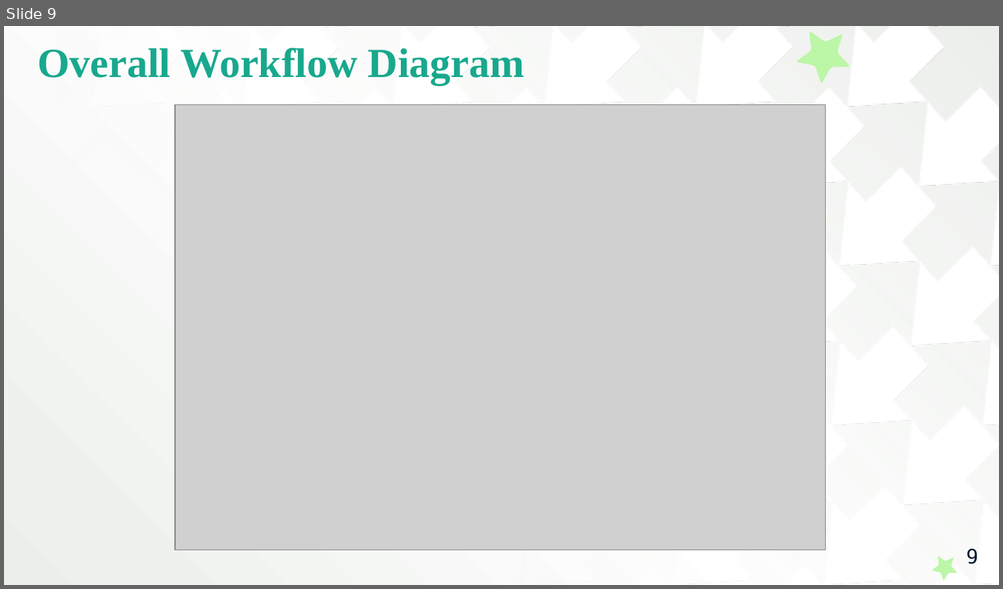
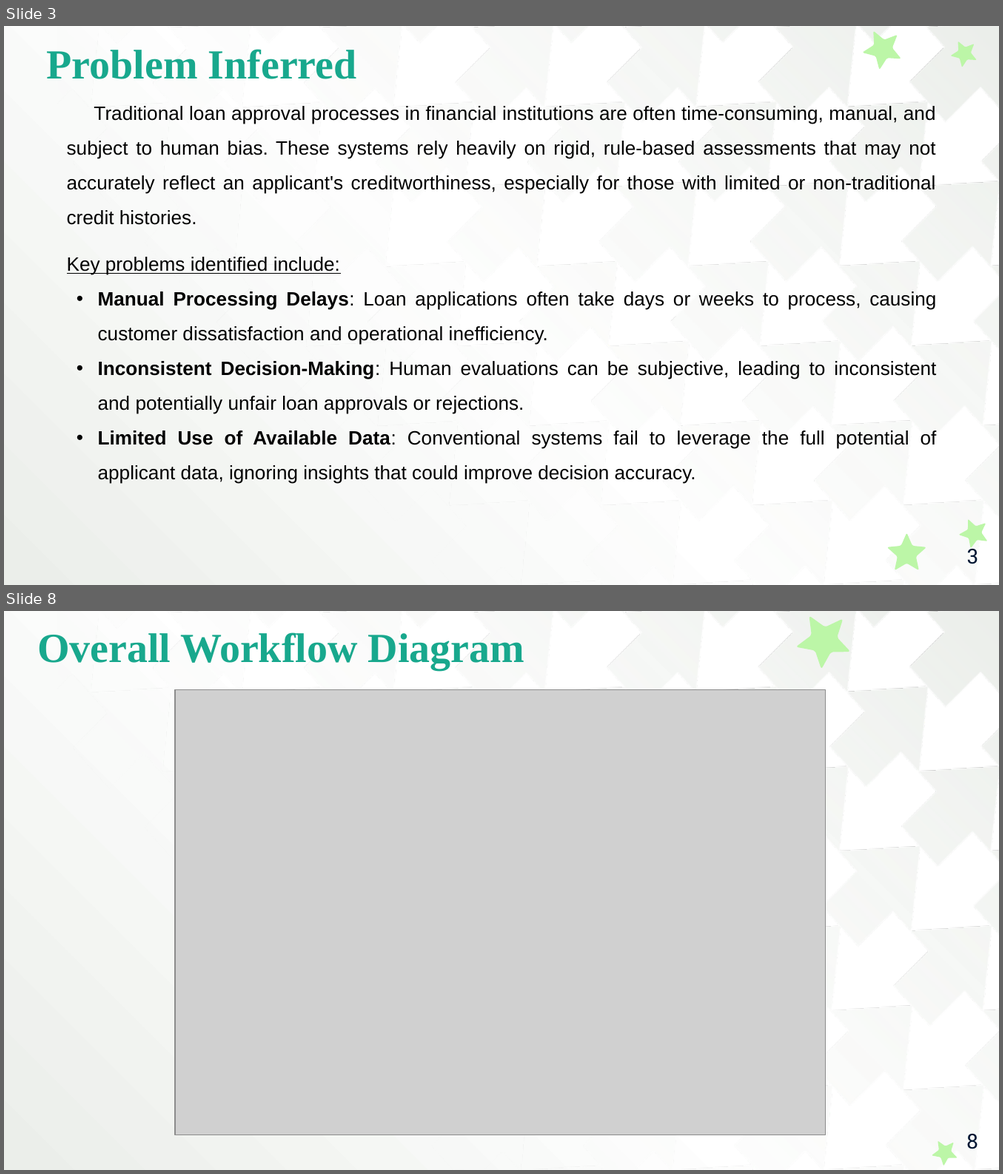
Before and after one commit to ThanigaivelGanapathi/ML-Mini-Project, a slide deck: College Report PPT.pptx. Shown one above the other, each under a label of ours: slide 9 before the commit, slides 3 and 8 after it; the slides between them are not shown. The pictures are 1003x589 and 1003x1174 pixels, drawn with LibreOffice and Linux fonts; fonts in the diff are those of the drawing; grey boxes stand for pictures. Boxes give left, top, right and bottom in pixels: in the first picture for what was removed or moved away, otherwise in the second. Text is boxed around its words. In the diff, an @@ line names an element or a change of style, - is before the commit and + after.

```diff
--- a/College Report PPT.pptx
+++ b/College Report PPT.pptx
@@ slide 3 added at bbox=[4, 26, 999, 585], background gradient #FFFFFF to #EBEEEA; not listed: 1 template element that a slide beside it also shows @@
@@ freeform shape added at bbox=[856, 26, 906, 73], fill #BCF6A7 @@
@@ freeform shape added at bbox=[947, 36, 980, 69], fill #BCF6A7 @@
@@ title added at bbox=[47, 49, 357, 79], 30 pt, text #18A88D, bold @@
+Problem Inferred
@@ text added at bbox=[67, 106, 936, 484], 14 pt, text #000000 @@
+Traditional loan approval processes in financial institutions are often time-consuming, manual, and subject to human bias. These systems rely heavily on rigid, rule-based assessments that may not accurately reflect an applicant's creditworthiness, especially for those with limited or non-traditional credit histories.
+Key problems identified include:
+• Manual Processing Delays: Loan applications often take days or weeks to process, causing customer dissatisfaction and operational inefficiency.
+• Inconsistent Decision-Making: Human evaluations can be subjective, leading to inconsistent and potentially unfair loan approvals or rejections.
+• Limited Use of Available Data: Conventional systems fail to leverage the full potential of applicant data, ignoring insights that could improve decision accuracy.
@@ freeform shape added at bbox=[956, 514, 994, 552], fill #BCF6A7 @@
@@ freeform shape added at bbox=[887, 534, 925, 570], fill #BCF6A7 @@
@@ page number added at bbox=[967, 545, 978, 565], 15 pt, text #011733 @@
+3
@@ what was slide 9 is now slide 8 @@
@@ page number at bbox=[966, 1134, 977, 1150]: text changed @@
-9
+8
```
Also in this commit, not shown: 5 slides changed, 10 other slides added, 8 slides removed.
